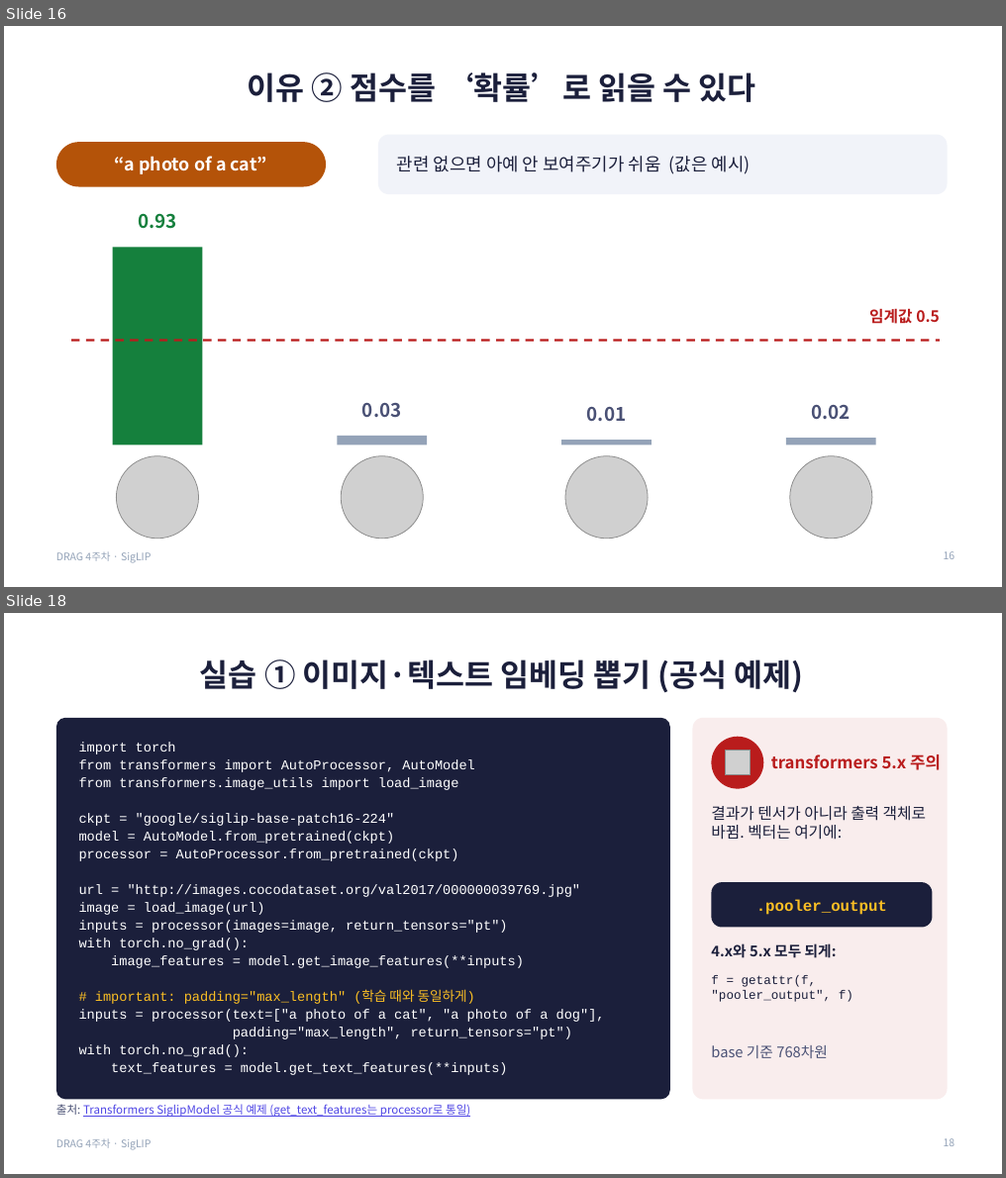
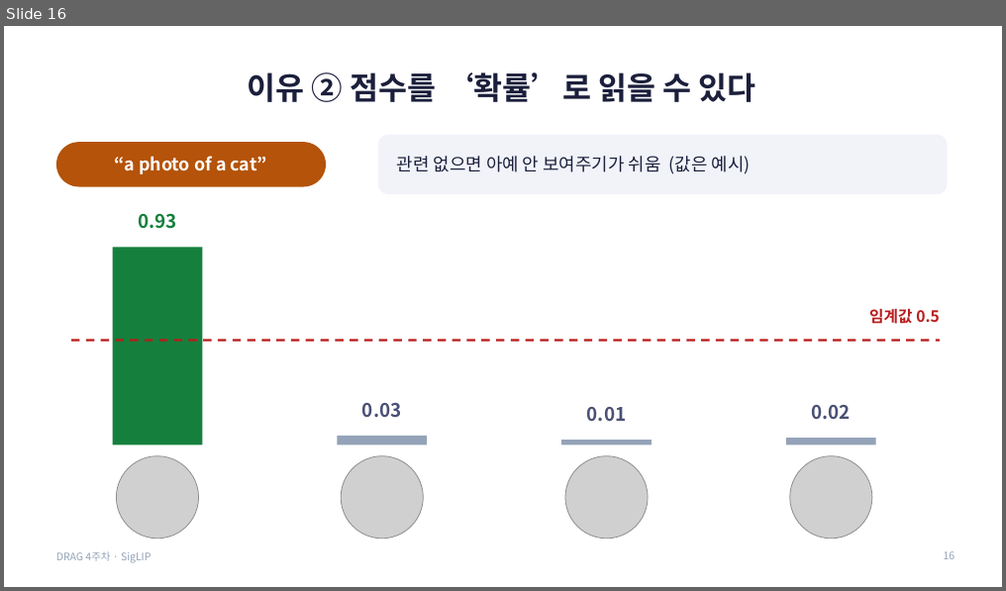
Before and after one commit to gaeun-k/DRAG, a slide deck: week4-siglip/김가은/SigLIP_4주차_발표.pptx. Shown one above the other, each under a label of ours: slides 16 and 18 before the commit, slide 16 after it; the slides between them are not shown. The pictures are 1006x1178 and 1006x591 pixels, drawn with LibreOffice and Linux fonts; fonts in the diff are those of the drawing; grey boxes stand for pictures. Boxes give left, top, right and bottom in pixels: in the first picture for what was removed or moved away, otherwise in the second. Text is boxed around its words. In the diff, an @@ line names an element or a change of style, - is before the commit and + after.

```diff
--- a/week4-siglip/김가은/SigLIP_4주차_발표.pptx
+++ b/week4-siglip/김가은/SigLIP_4주차_발표.pptx
@@ slide 18 removed at (4, 613, 1002, 1174), background #FFFFFF; not listed: 1 template element that a slide beside it also shows @@
@@ title removed at (200, 660, 804, 692) @@
-실습 ① 이미지·텍스트 임베딩 뽑기 (공식 예제)
@@ rounded rectangle removed at (56, 718, 670, 1100) @@
@@ rounded rectangle removed at (693, 718, 947, 1100) @@
@@ text removed at (79, 742, 605, 1075) @@
-import torch
-from transformers import AutoProcessor, AutoModel
-from transformers.image_utils import load_image
-ckpt = "google/siglip-base-patch16-224"
-model = AutoModel.from_pretrained(ckpt)
-processor = AutoProcessor.from_pretrained(ckpt)
-url = "http://images.cocodataset.org/val2017/000000039769.jpg"
-image = load_image(url)
-inputs = processor(images=image, return_tensors="pt")
-with torch.no_grad():
-image_features = model.get_image_features(**inputs)
-# important: padding="max_length" (학습 때와 동일하게)
-inputs = processor(text=["a photo of a cat", "a photo of a dog"],
-padding="max_length", return_tensors="pt")
-with torch.no_grad():
-text_features = model.get_text_features(**inputs)
@@ ellipse removed at (712, 737, 764, 789) @@
@@ picture removed at (725, 750, 750, 775) @@
@@ text removed at (771, 755, 941, 770) @@
-transformers 5.x 주의
@@ text removed at (711, 806, 926, 840) @@
-결과가 텐서가 아니라 출력 객체로 바뀜. 벡터는 여기에:
@@ rounded rectangle removed at (712, 882, 933, 928) @@
@@ text removed at (756, 899, 887, 915) @@
-.pooler_output
@@ text removed at (711, 944, 837, 959) @@
-4.x와 5.x 모두 되게:
@@ text removed at (711, 975, 853, 1002) @@
-f = getattr(f, "pooler_output", f)
@@ text removed at (711, 1046, 828, 1059) @@
-base 기준 768차원
@@ text removed at (56, 1104, 470, 1117) @@
-출처: Transformers SiglipModel 공식 예제 (get_text_features는 processor로 통일)
@@ page number removed at (944, 1139, 955, 1147) @@
-18
```
Also in this commit, not shown: 2 slides changed, 5 slides added, 5 other slides removed, 1 other file.
